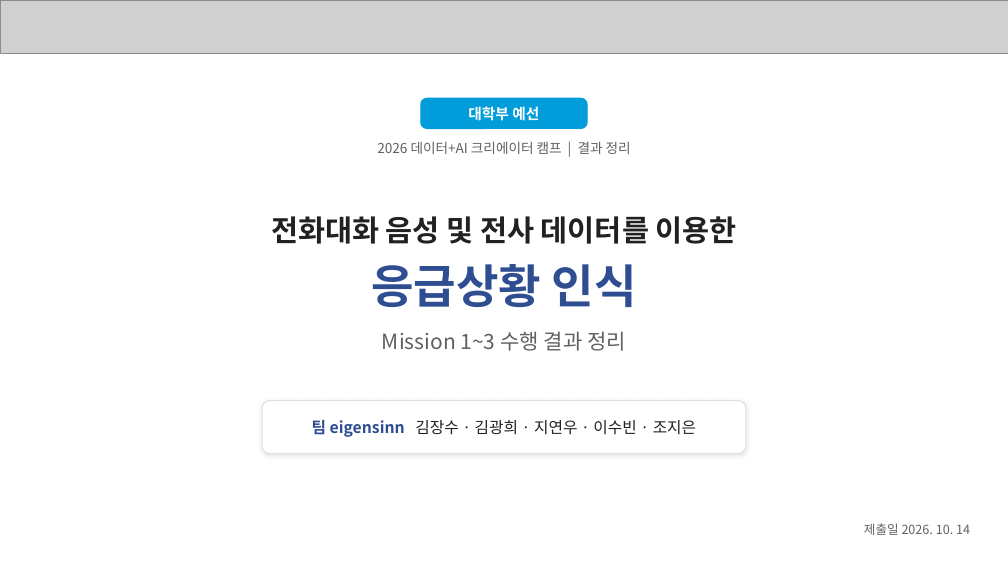
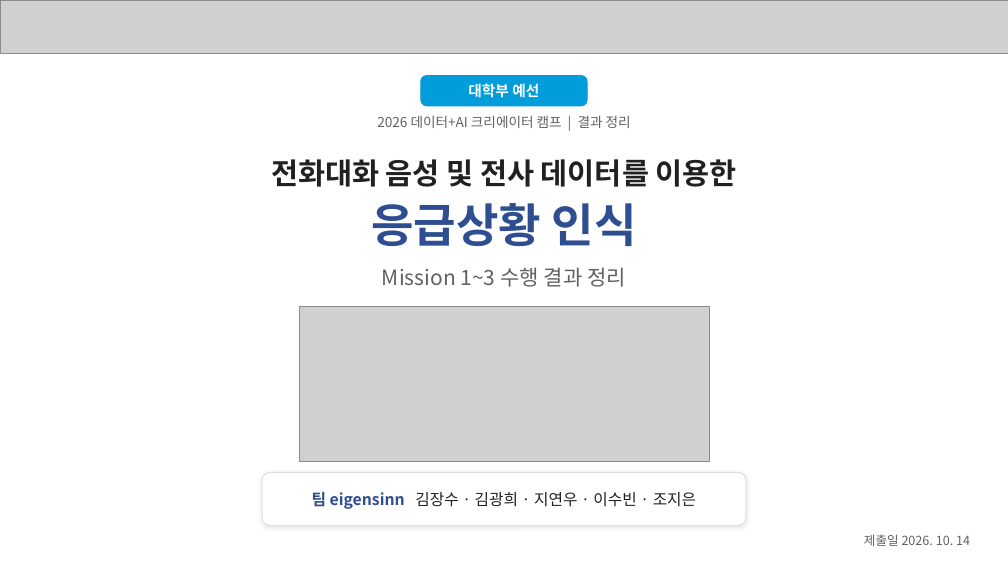
Before and after one commit to eigensinn-dcc2026/prelim, a slide deck: slide 2 of ppt/DCC2026_예선_결과정리.pptx. Drawn at 1008x567 pixels with LibreOffice and Linux fonts; fonts in the diff are those of the drawing; grey boxes stand for pictures. Boxes give left, top, right and bottom in pixels: in the first picture for what was removed or moved away, otherwise in the second. Text is boxed around its words. In the diff, an @@ line names an element or a change of style, - is before the commit and + after.

```diff
--- a/ppt/DCC2026_예선_결과정리.pptx
+++ b/ppt/DCC2026_예선_결과정리.pptx
@@ text "대학부 예선": place and size @@
-text "대학부 예선" at (468, 106, 539, 121)
+text "대학부 예선" at (468, 83, 539, 98)
@@ rounded rectangle: place and size @@
-rounded rectangle at (421, 98, 588, 129)
+rounded rectangle at (421, 76, 588, 106)
@@ text "2026 데이터+AI 크리에이터 캠프 | ...": place and size @@
-text "2026 데이터+AI 크리에이터 캠프 | ..." at (377, 141, 631, 154)
+text "2026 데이터+AI 크리에이터 캠프 | ..." at (377, 115, 631, 128)
@@ text "전화대화 음성 및 전사 데이터를 ...": place and size @@
-text "전화대화 음성 및 전사 데이터를 ..." at (271, 216, 737, 244)
+text "전화대화 음성 및 전사 데이터를 ..." at (271, 159, 737, 187)
@@ text "응급상황 인식": place and size @@
-text "응급상황 인식" at (371, 264, 637, 307)
+text "응급상황 인식" at (371, 203, 637, 246)
@@ text "Mission 1~3 수행 결과 정리": place and size @@
-text "Mission 1~3 수행 결과 정리" at (382, 331, 626, 351)
+text "Mission 1~3 수행 결과 정리" at (382, 267, 626, 287)
@@ picture added at (299, 306, 709, 461) @@
@@ text "팀 eigensinn 김장수 · 김광희 ...": place and size @@
-text "팀 eigensinn 김장수 · 김광희 ..." at (312, 420, 696, 437)
+text "팀 eigensinn 김장수 · 김광희 ..." at (312, 492, 696, 509)
@@ rounded rectangle: place and size @@
-rounded rectangle at (262, 401, 746, 454)
+rounded rectangle at (262, 473, 746, 526)
@@ text "제출일 2026. 10. 14": place and size @@
-text "제출일 2026. 10. 14" at (864, 523, 970, 535)
+text "제출일 2026. 10. 14" at (864, 534, 970, 546)
```
Also in this commit, not shown: 14 other slides changed, 38 other files.
